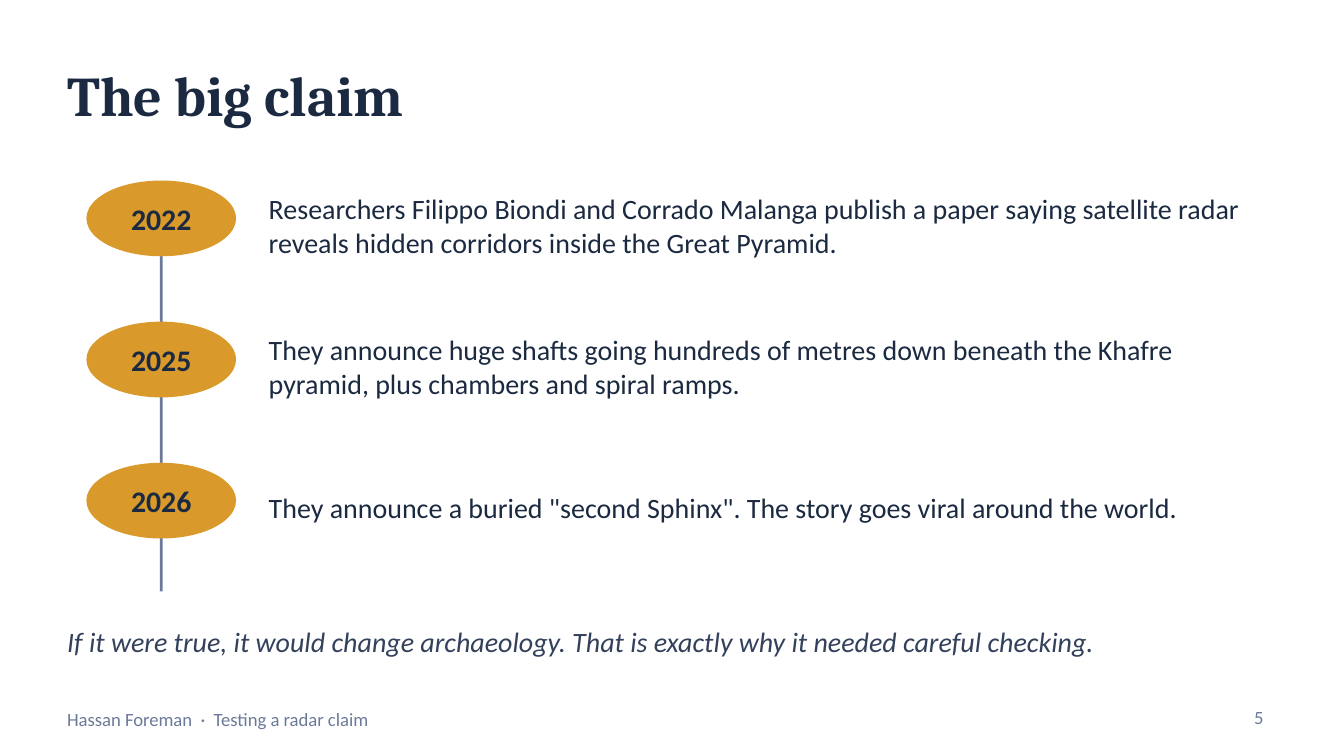
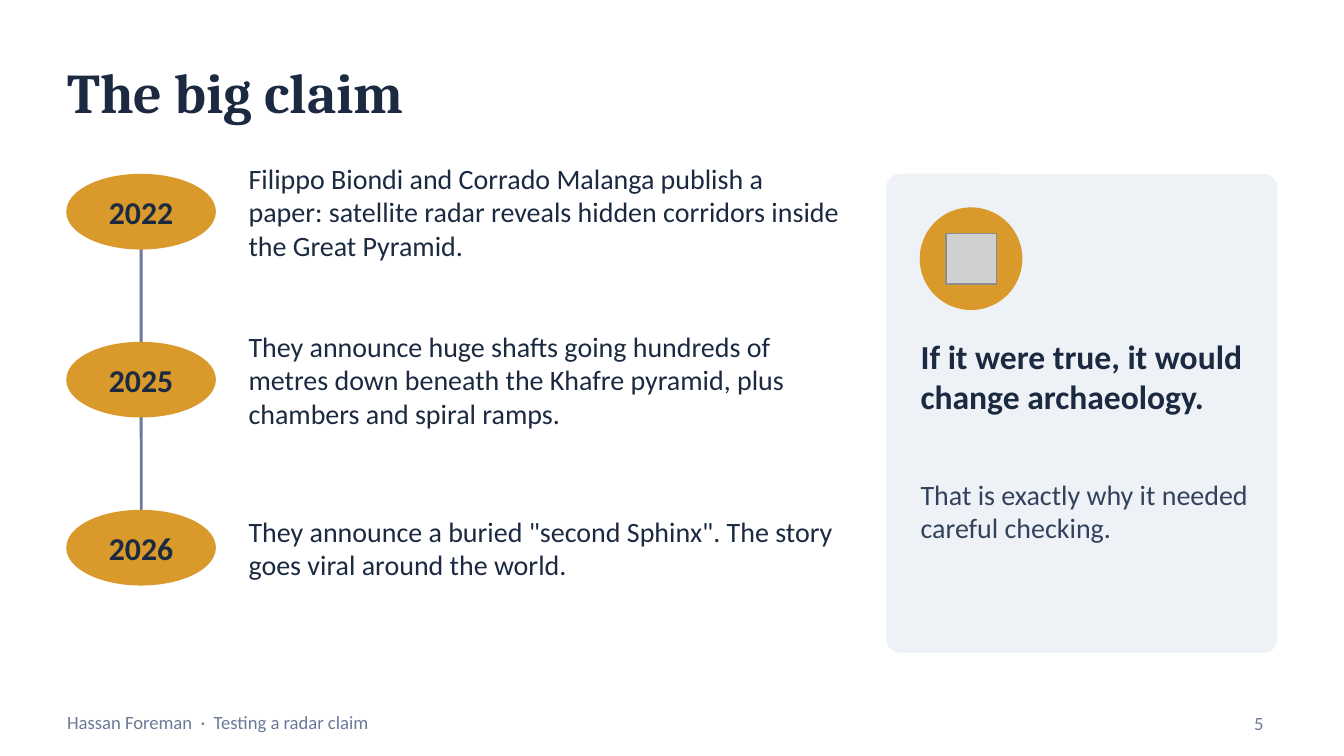
Before and after one commit to Hassanforeman/subsurface-sar-tomo, a slide deck: slide 5 of docs/outreach/Radar_and_the_Pyramids_Year9.pptx. Drawn at 1344x756 pixels with LibreOffice and Linux fonts; fonts in the diff are those of the drawing; grey boxes stand for pictures. Boxes give left, top, right and bottom in pixels: in the first picture for what was removed or moved away, otherwise in the second. Text is boxed around its words. In the diff, an @@ line names an element or a change of style, - is before the commit and + after.

```diff
--- a/docs/outreach/Radar_and_the_Pyramids_Year9.pptx
+++ b/docs/outreach/Radar_and_the_Pyramids_Year9.pptx
@@ title "The big claim": place and size @@
-title "The big claim" at [67,77,403,129]
+title "The big claim" at [67,74,403,125]
@@ text "2022": place and size @@
-text "2022" at [131,210,191,230]
+text "2022" at [109,203,173,224]
@@ ellipse: place and size @@
-ellipse at [87,181,235,255]
+ellipse at [67,175,215,249]
@@ text at [249,169,838,261]: text changed @@
-Researchers Filippo Biondi and Corrado Malanga publish a paper saying satellite radar reveals hidden corridors inside the Great Pyramid.
+Filippo Biondi and Corrado Malanga publish a paper: satellite radar reveals hidden corridors inside the Great Pyramid.
@@ rounded rectangle added at [887,175,1277,652], fill #EEF2F7, outline #EEF2F7 1 pt @@
@@ ellipse added at [921,208,1021,309], fill #D99A2B, outline #D99A2B 1 pt @@
@@ line moved from (161, 208) - (161, 591) to (141, 215) - (141, 578) @@
@@ picture added at [946,234,997,285] @@
@@ text "They announce huge shafts going ..." rewrapped from [269,340,1172,399] to [249,337,784,429] @@
@@ text "2025": place and size @@
-text "2025" at [131,351,191,371]
+text "2025" at [109,371,173,392]
@@ ellipse: place and size @@
-ellipse at [87,323,235,396]
+ellipse at [67,343,215,417]
@@ text at [921,345,1242,415]: text changed; size 15 to 18 pt; text colour #33415C to #1B2A41; bold on; italic off @@
-If it were true, it would change archaeology. That is exactly why it needed careful checking.
+If it were true, it would change archaeology.
@@ text "If it were true, it ..." at [921,345,1242,415]: vertical alignment middle to top @@
@@ text "They announce a buried "second ..." rewrapped from [269,498,1176,523] to [249,522,832,580] @@
@@ text added at [921,485,1248,543], 15 pt, text #33415C @@
+That is exactly why it needed careful checking.
@@ size 16 to 17 pt in 3 elements at [109,203,173,224], [109,371,173,392], [109,538,173,560] @@
@@ text "2026": place and size @@
-text "2026" at [131,491,191,512]
+text "2026" at [109,538,173,560]
@@ ellipse: place and size @@
-ellipse at [87,464,235,538]
+ellipse at [67,511,215,585]
@@ page number: place and size @@
-page number at [1254,712,1263,724]
+page number at [1254,718,1263,730]
```
Also in this commit, not shown: 8 other slides changed, 3 slides added, 2 slides removed, 6 other files.
